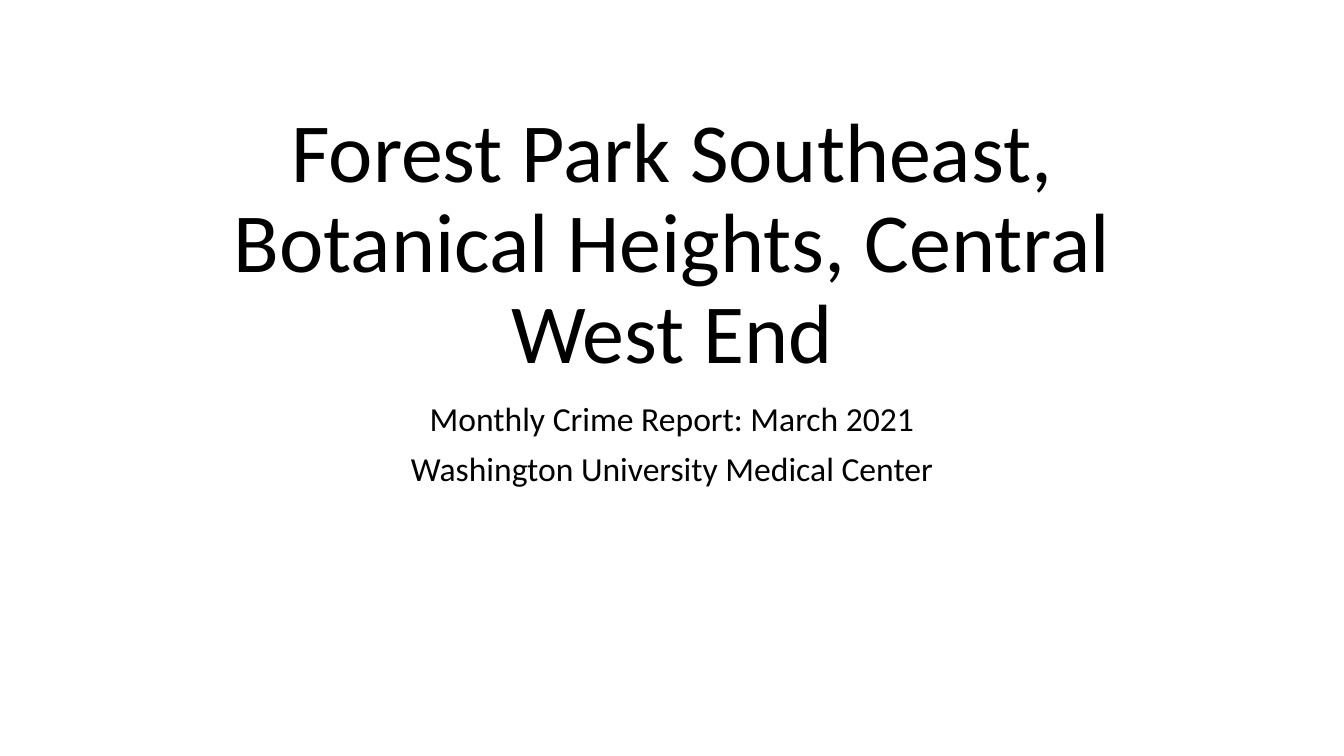
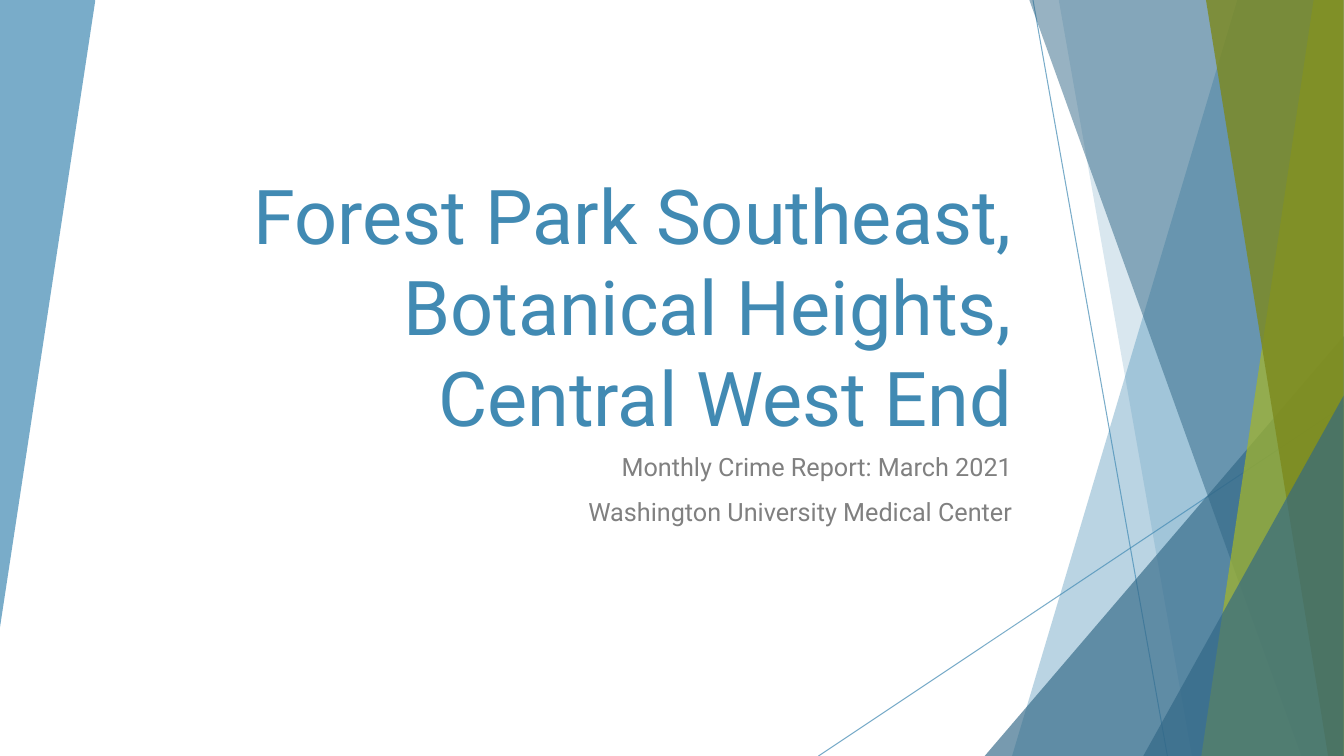
Before and after one commit to wumcrc/monthly-crime-reports, a slide deck: slide 1 of NIBRS/results/test.pptx. Drawn at 1344x756 pixels with LibreOffice and Linux fonts; fonts in the diff are those of the drawing. Boxes give left, top, right and bottom in pixels: in the first picture for what was removed or moved away, otherwise in the second. Text is boxed around its words. In the diff, an @@ line names an element or a change of style, - is before the commit and + after.

Commit message:
Update pptx theme/adjust flextable position

```diff
--- a/NIBRS/results/test.pptx
+++ b/NIBRS/results/test.pptx
@@ title "Forest Park Southeast, Botanical Heights, ...": place and size @@
-title "Forest Park Southeast, Botanical Heights, ..." at (234, 123, 1110, 364)
+title "Forest Park Southeast, Botanical Heights, ..." at (254, 187, 1012, 427)
@@ title "Forest Park Southeast, Botanical Heights, ..." at (254, 187, 1012, 427): size 60 to 54 pt, font Calibri to Roboto, text colour #000000 to #418AB3; alignment centre to right; line spacing 0.9 to 1 @@
@@ group added at (0, 0, 1344, 756): 6 freeform shapes, 2 lines, 2 triangles @@
@@ subtitle "Monthly Crime Report: March 2021": place and size @@
-subtitle "Monthly Crime Report: March 2021" at (411, 407, 933, 487)
+subtitle "Monthly Crime Report: March 2021" at (588, 457, 1012, 527)
@@ subtitle "Monthly Crime Report: March 2021" at (588, 457, 1012, 527): size 24 to 18 pt, font Calibri to Roboto, text colour #000000 to #808080; alignment centre to right; line spacing 0.9 to 1 @@
```
Also in this commit, not shown: 30 other slides changed, 2 other files.
